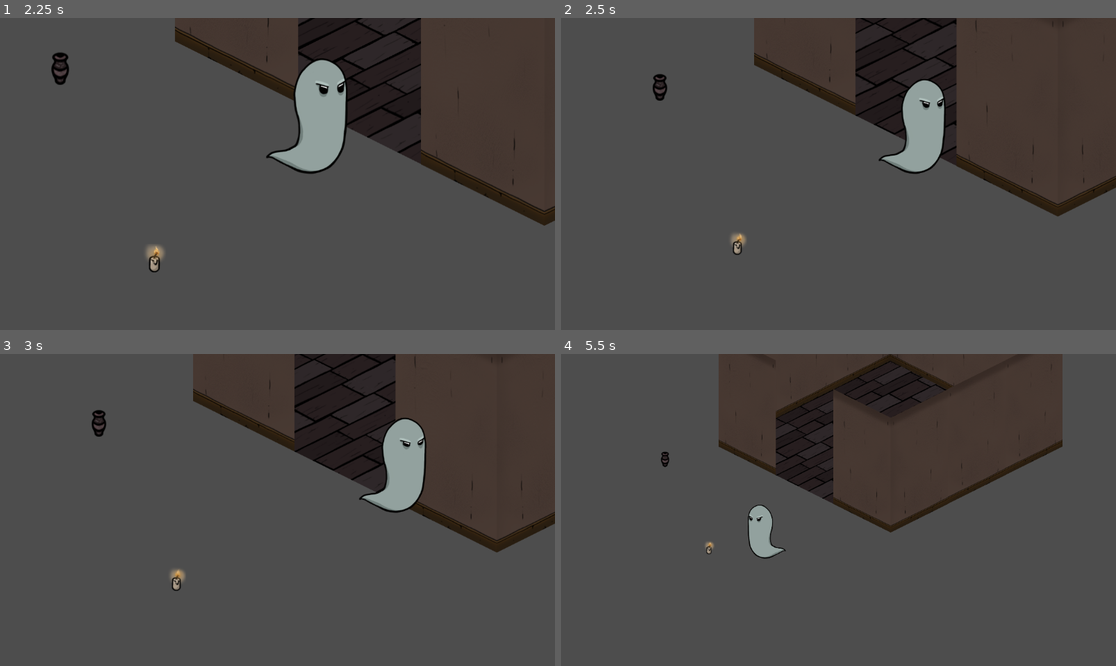
Above: before the commit, frames 1-4 (two rows, left to right).
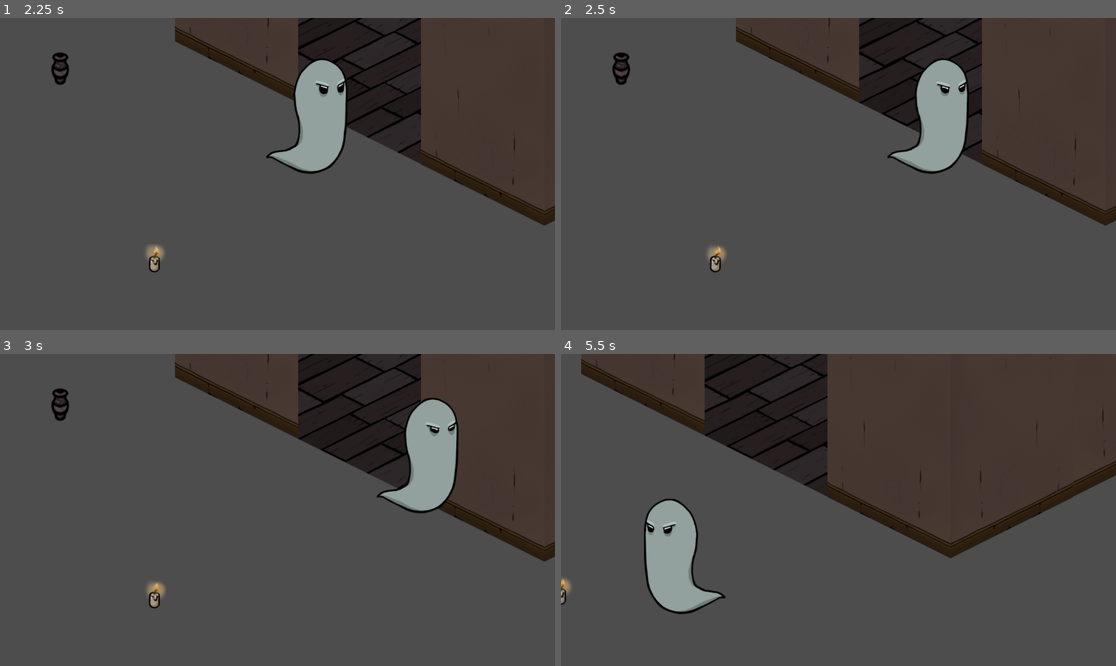
Above: after the commit, the same moments.

Repository: kevinpfeifle/haunting-grounds
Game: Godot game, scene res://scenes/game.tscn
Same seed, same stepped clock (60 frames per second), same inputs: the game is played once before the commit and once after it.
Inputs (mouse positions are in pixels of both pictures, inside the frame that each line leads up to):
- Up to frame 1 (2.25 s): tap Enter at 0.5, 2 s; drag from (61, 67) to (155, 258) at 0.52 s; tap Space (center_camera) at 1.25 s; drag from (155, 258) to (61, 67) at 1.27 s; move the mouse to (333, 105) at 2.02 s; hold D (player_right) from 2.03 s (still down); hold L (camera_lock) from 2.03 s (still down)
- Up to frame 2 (2.5 s): keep holding D (player_right); keep holding L (camera_lock); tap Mouse wheel down (camera_zoom_out) at 2.3 s
- Up to frame 3 (3 s): release D (player_right) at 2.75 s; release L (camera_lock) at 2.75 s; drag from (249, 572) to (111, 463) at 2.77 s
- Up to frame 4 (5.5 s): tap Space (center_camera) at 3.5 s; move the mouse to (1005, 556) at 3.52 s; hold A (player_left) 3.53-4.25 s; hold Mouse wheel down (camera_zoom_out) 3.53-4.25 s; drag from (672, 463) to (660, 563) at 4.27 s; tap Enter at 5 s; move the mouse to (866, 510) at 5.02 s; hold S (player_down) from 5.03 s (still down); hold Mouse wheel down (camera_zoom_out) from 5.03 s (still down); click (866, 510) at 5.17 s

Frame 1 is identical in both runs. In frame 2, 10% of the frame differs, in the area x 9-100%, y 0-82%; in frame 3, 11%; in frame 4, 25%, in the area x 0-100%, y 0-84%.

Commit message:
added basic enemy patrolling

Diff:
--- /dev/null
+++ b/scenes/enemy/enemy.tscn
@@ -0,0 +1,85 @@
+[gd_scene load_steps=8 format=3 uid="uid://dn2swci5jusut"]
+
+[ext_resource type="Script" path="res://scripts/enemy/enemy.gd" id="1_3m6da"]
+[ext_resource type="Texture2D" uid="uid://c5e7l4e0q0cge" path="res://assets/sprites/characters/ghoulie.png" id="1_m41eh"]
+
+[sub_resource type="CircleShape2D" id="CircleShape2D_fkj4p"]
+radius = 594.215
+
+[sub_resource type="RectangleShape2D" id="RectangleShape2D_3g867"]
+size = Vector2(39, 35)
+
+[sub_resource type="Animation" id="Animation_k2gxy"]
+length = 0.001
+tracks/0/type = "value"
+tracks/0/imported = false
+tracks/0/enabled = true
+tracks/0/path = NodePath("Sprite:frame")
+tracks/0/interp = 1
+tracks/0/loop_wrap = true
+tracks/0/keys = {
+"times": PackedFloat32Array(0),
+"transitions": PackedFloat32Array(1),
+"update": 1,
+"values": [0]
+}
+
+[sub_resource type="Animation" id="Animation_pagk4"]
+resource_name = "move"
+length = 1.2
+loop_mode = 1
+tracks/0/type = "value"
+tracks/0/imported = false
+tracks/0/enabled = true
+tracks/0/path = NodePath("Sprite:frame")
+tracks/0/interp = 1
+tracks/0/loop_wrap = true
+tracks/0/keys = {
+"times": PackedFloat32Array(0, 0.1, 0.2, 0.3, 0.4, 0.5, 0.6, 0.7, 0.8, 0.9, 1, 1.1),
+"transitions": PackedFloat32Array(1, 1, 1, 1, 1, 1, 1, 1, 1, 1, 1, 1),
+"update": 1,
+"values": [0, 1, 2, 3, 4, 5, 6, 7, 8, 9, 10, 11]
+}
+
+[sub_resource type="AnimationLibrary" id="AnimationLibrary_xt2c0"]
+_data = {
+"RESET": SubResource("Animation_k2gxy"),
+"move": SubResource("Animation_pagk4")
+}
+
+[node name="Enemy" type="CharacterBody2D"]
+collision_layer = 2
+collision_mask = 2
+script = ExtResource("1_3m6da")
+
+[node name="Sprite" type="Sprite2D" parent="."]
+position = Vector2(-1.19209e-07, -120)
+scale = Vector2(0.75, 0.75)
+texture = ExtResource("1_m41eh")
+hframes = 12
+
+[node name="DetectionArea" type="Area2D" parent="."]
+collision_layer = 2
+collision_mask = 2
+
+[node name="CollisionShape2D" type="CollisionShape2D" parent="DetectionArea"]
+position = Vector2(0, -103)
+shape = SubResource("CircleShape2D_fkj4p")
+
+[node name="CollisionShape2D" type="CollisionShape2D" parent="."]
+position = Vector2(0, 16)
+shape = SubResource("RectangleShape2D_3g867")
+
+[node name="AnimationPlayer" type="AnimationPlayer" parent="."]
+libraries = {
+"": SubResource("AnimationLibrary_xt2c0")
+}
+speed_scale = 0.8
+
+[node name="Timer" type="Timer" parent="."]
+wait_time = 3.0
+autostart = true
+
+[connection signal="body_entered" from="DetectionArea" to="." method="_on_detection_area_body_entered"]
+[connection signal="body_exited" from="DetectionArea" to="." method="_on_detection_area_body_exited"]
+[connection signal="timeout" from="Timer" to="." method="_on_timer_timeout"]
--- a/scenes/game.tscn
+++ b/scenes/game.tscn
@@ -1,8 +1,9 @@
-[gd_scene load_steps=4 format=3 uid="uid://tvytredbihgx"]
+[gd_scene load_steps=5 format=3 uid="uid://tvytredbihgx"]
 
 [ext_resource type="PackedScene" uid="uid://bqbigqdlnqval" path="res://scenes/player/player_controller.tscn" id="1_pshu1"]
 [ext_resource type="PackedScene" uid="uid://djlla05rltbj1" path="res://scenes/map.tscn" id="2_25813"]
 [ext_resource type="PackedScene" uid="uid://cp38n3dvafl7g" path="res://scenes/levels/mourningwood_manor.tscn" id="2_uft56"]
+[ext_resource type="PackedScene" uid="uid://dn2swci5jusut" path="res://scenes/enemy/enemy.tscn" id="4_dafo8"]
 
 [node name="Game" type="Node2D"]
 y_sort_enabled = true
@@ -15,3 +16,6 @@
 
 [node name="PlayerController" parent="Mourningwood Manor" instance=ExtResource("1_pshu1")]
 position = Vector2(-298, 659)
+
+[node name="Enemy" parent="Mourningwood Manor" instance=ExtResource("4_dafo8")]
+position = Vector2(-2145, 82)
--- /dev/null
+++ b/scripts/enemy/enemy.gd
@@ -0,0 +1,9 @@
+extends enemy_movement
+
+func _ready():
+    random_generation()
+    print(dir)
+
+func _on_timer_timeout():
+    random_generation()
+    $Timer.start()
--- /dev/null
+++ b/scripts/enemy/enemy_movement.gd
@@ -0,0 +1,52 @@
+extends CharacterBody2D
+class_name enemy_movement
+
+var speed = 100
+
+enum enemy_states {MOVERIGHT, MOVELEFT, MOVEUP, MOVEDOWN}
+var current_states
+var dir
+
+func _physics_process(delta):
+	match current_states:
+		enemy_states.MOVERIGHT:
+			move_right()
+		enemy_states.MOVELEFT:
+			move_left()
+		enemy_states.MOVEUP:
+			move_up()
+		enemy_states.MOVEDOWN:
+			move_down()
+	move_and_slide()
+
+#generates a random num from 0-3 for random_direction
+func random_generation():
+	dir = randi() % 4
+	print(dir)
+	random_direction()
+
+func random_direction():
+	match dir:
+		0:
+			current_states = enemy_states.MOVERIGHT
+		1:
+			current_states = enemy_states.MOVELEFT
+		2:
+			current_states = enemy_states.MOVEUP
+		3:
+			current_states = enemy_states.MOVEDOWN
+
+func move_right():
+	velocity = Vector2.RIGHT * speed
+
+func move_left():
+	velocity = Vector2.LEFT * speed
+
+func move_up():
+	velocity = Vector2.UP * speed
+
+func move_down():
+	velocity = Vector2.DOWN * speed
+
+func _on_timer_timeout() -> void:
+	pass # Replace with function body.
--- a/scripts/player/camera.gd
+++ b/scripts/player/camera.gd
@@ -30,7 +30,7 @@
 		if zoom != Vector2(4, 4):
 			zoom += Vector2(zoom_speed, zoom_speed)
 	elif event.is_action_pressed("camera_zoom_out"):
-		if zoom != Vector2(-1, -1):
+		if zoom != Vector2(1, 1):
 			zoom += Vector2(-zoom_speed, -zoom_speed)
 	elif event.is_action_pressed("center_camera"):
 		position = player.position
